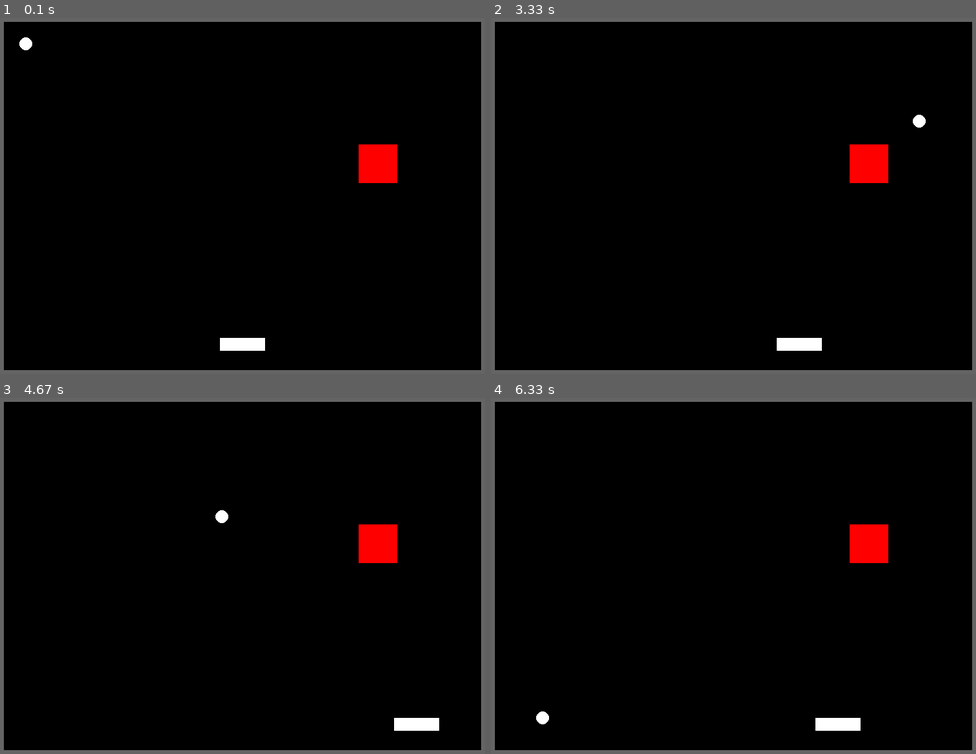
Above: before the commit, frames 1-4 (two rows, left to right).
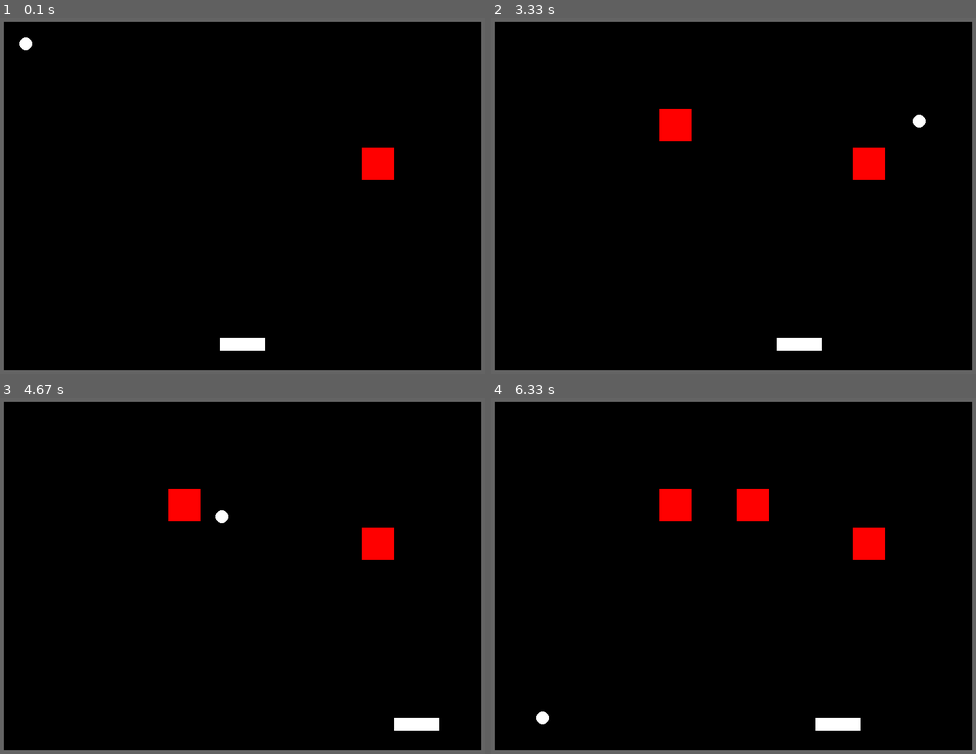
Above: after the commit, the same moments.

Repository: Gibson223/mod-5
Game: pygame game, started from py/main.py
The game is run twice, just before and just after one commit, with the same random seed, the same clock (stepped at 60 frames per second) and the same inputs.
Inputs:
- Up to frame 1 (0.1 s): no input
- Up to frame 2 (3.33 s): hold Right 0.33-0.8 s; hold Right 0.83-1.3 s; hold Left 1.33-1.87 s; hold Left 1.9-2.3 s; hold Right 2.33-2.97 s; hold Left from 3 s (still down)
- Up to frame 3 (4.67 s): release Left at 3.47 s; hold Right 3.5-3.97 s; hold Right 4-4.47 s; hold Left from 4.5 s (still down)
- Up to frame 4 (6.33 s): release Left at 5.03 s; hold Left 5.07-5.47 s; hold Right 5.5-6.13 s; hold Left from 6.17 s (still down)

The runs differ from the first frame. In frame 1, 0.3% of the frame differs, in the area x 73-82%, y 35-47%; in frame 2, 0.9%; in frame 3, 0.9%; in frame 4, 1.5%, in the area x 34-82%, y 25-47%.

Commit message:
grid now has spacing between blocks; use constants.BLOCKMARGIN to change (in pixels)

Diff:
--- a/py/constants.py
+++ b/py/constants.py
@@ -45,15 +45,17 @@
 BLOCKWIDTH  = 100
 BLOCKHEIGHT = 100
 BLOCK_INITIAL_HP = 4
+BLOCKMARGIN = 5 #(margin of block within grid)
 
 # Block grid size
 GRIDX = 10
 GRIDY = 3
 GRIDMARGIN = 100
 
+
 # Block respawn time range
-RESPAWNDELAY = 5
-RESPAWNRANGE = 5
+RESPAWNDELAY = 2
+RESPAWNRANGE = 2
 
 # Color definitions
 colors = {
--- a/py/main.py
+++ b/py/main.py
@@ -189,34 +189,18 @@
         self.grid[obj1.y_on_grid,obj1.x_on_grid]=None
         del obj1
 
-    # def addBlock(self):
-
-    #     valid_block=True
-    #     newblock = objects.Block(constants.colors["RED"],constants.BLOCKWIDTH, constants.BLOCKHEIGHT)
-    #     for block in self.blocklist:
-    #         if pygame.sprite.collide_rect(newblock,block):
-    #             valid_block=False
-    #     if valid_block:
-    #         self.AllSpritesList.add(newblock)
-    #         self.CollisionSpritesList.add(newblock)
-    #         self.blocklist.append(newblock)
-    #         time_until_next_block = random.randint(5,6)
-    #         return time_until_next_block
-    #     else:
-    #         return 0
-
     def init_grid(self):
         self.grid = np.ndarray(([constants.GRIDY,constants.GRIDX]),dtype=np.object)
         self.blocksize = (constants.WINDOW_WIDTH-(2*constants.GRIDMARGIN))//constants.GRIDX
 
     def addBlock(self):
-        newblock = objects.Block(constants.colors["RED"],self.blocksize, self.blocksize)
+        newblock = objects.Block(constants.colors["RED"],self.blocksize-(2*constants.BLOCKMARGIN), self.blocksize-(2*constants.BLOCKMARGIN))
         newblock.x_on_grid=random.randint(1,constants.GRIDX)-1
         newblock.y_on_grid=random.randint(1,constants.GRIDY)-1
 
         if self.grid[newblock.y_on_grid,newblock.x_on_grid] == None:
-            newblock.rect.x=constants.GRIDMARGIN + self.blocksize*newblock.x_on_grid
-            newblock.rect.y=constants.GRIDMARGIN + self.blocksize*newblock.y_on_grid
+            newblock.rect.x=constants.GRIDMARGIN + self.blocksize*newblock.x_on_grid + constants.BLOCKMARGIN
+            newblock.rect.y=constants.GRIDMARGIN + self.blocksize*newblock.y_on_grid + constants.BLOCKMARGIN
             self.AllSpritesList.add(newblock)
             self.CollisionSpritesList.add(newblock)
             self.blocklist.append(newblock)
